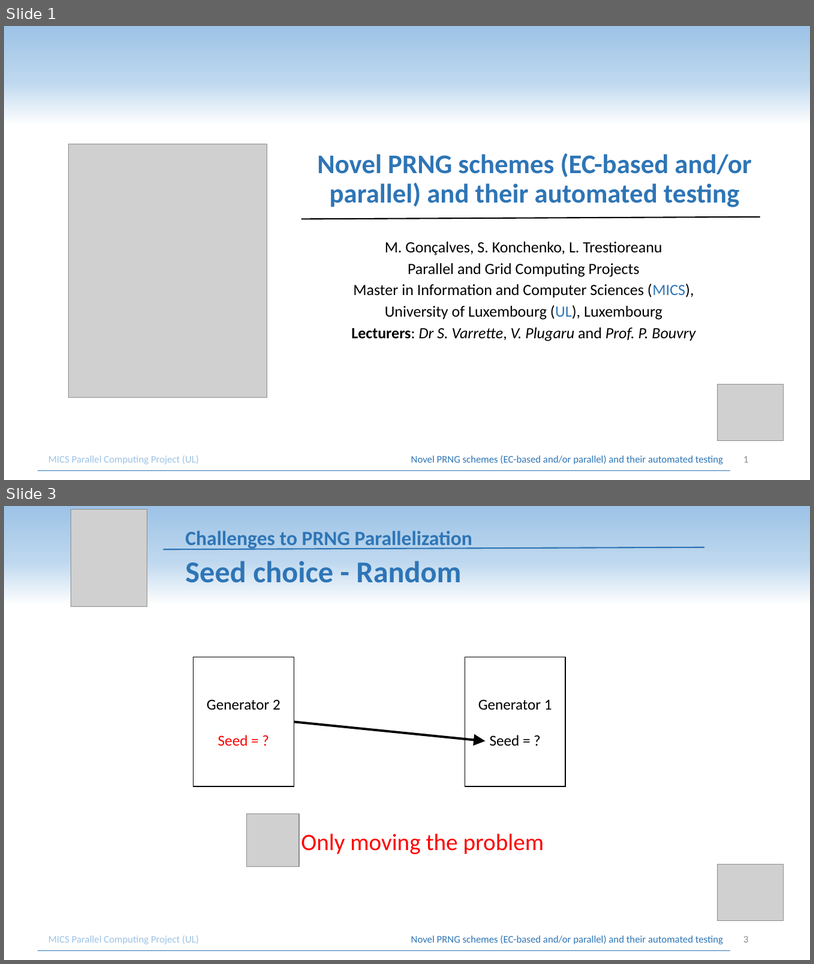
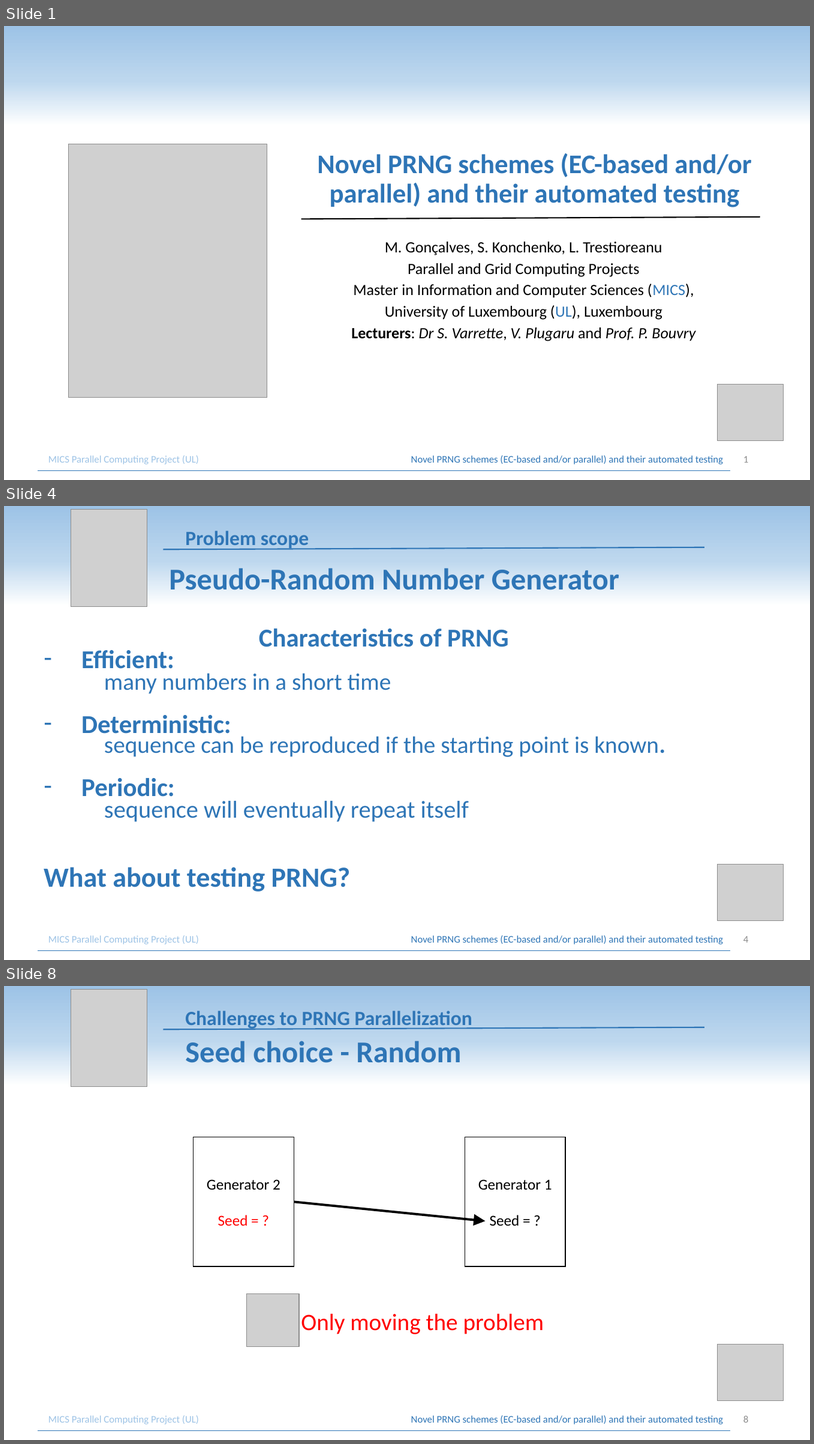
Before and after one commit to IceYoshi/PRNG, a slide deck: prng-pres.pptx. Shown one above the other, each under a label of ours: slides 1 and 3 before the commit, slides 1, 4 and 8 after it; the slides between them are not shown. The pictures are 814x964 and 814x1444 pixels, drawn with LibreOffice and Linux fonts; fonts in the diff are those of the drawing; grey boxes stand for pictures. Boxes give left, top, right and bottom in pixels: in the first picture for what was removed or moved away, otherwise in the second. Text is boxed around its words. In the diff, an @@ line names an element or a change of style, - is before the commit and + after.

```diff
--- a/prng-pres.pptx
+++ b/prng-pres.pptx
@@ slide 4 added at bbox=[4, 506, 810, 960], background gradient #9DC3E6 to #BDD7EE to #FFFFFF @@
@@ picture added at bbox=[71, 509, 147, 606] @@
@@ text added at bbox=[185, 531, 309, 550], 24 pt, text #2E75B6, bold @@
+Problem scope
@@ line added from (163, 550) to (705, 547), #2E75B6 1.5 pt @@
@@ title added at bbox=[169, 568, 620, 589], 36 pt, text #2E75B6, bold @@
+Pseudo-Random Number Generator
@@ text added at bbox=[104, 628, 666, 822], 28.1 pt, text #2E75B6 @@
+Characteristics of PRNG
+– Efficient:
+many numbers in a short time
+– Deterministic:
+sequence can be reproduced if the starting point is known.
+– Periodic:
+sequence will eventually repeat itself
@@ picture added at bbox=[718, 864, 784, 921] @@
@@ text added at bbox=[44, 867, 351, 891], 33 pt, text #2E75B6, bold @@
+What about testing PRNG?
@@ text added at bbox=[48, 935, 723, 944], 12 pt, text #2E75B6 @@
+MICS Parallel Computing Project (UL) Novel PRNG schemes (EC-based and/or parallel) and their automated testing
@@ page number added at bbox=[744, 936, 749, 942], 12 pt, text #8C8C8C @@
+4
@@ line added from (38, 950) to (731, 950), #2E75B6 0.5 pt @@
@@ what was slide 3 is now slide 8 @@
@@ page number at bbox=[744, 1415, 749, 1422]: text changed @@
-3
+8
```
Also in this commit, not shown: 2 slides changed, 4 other slides added, 2 other files.
